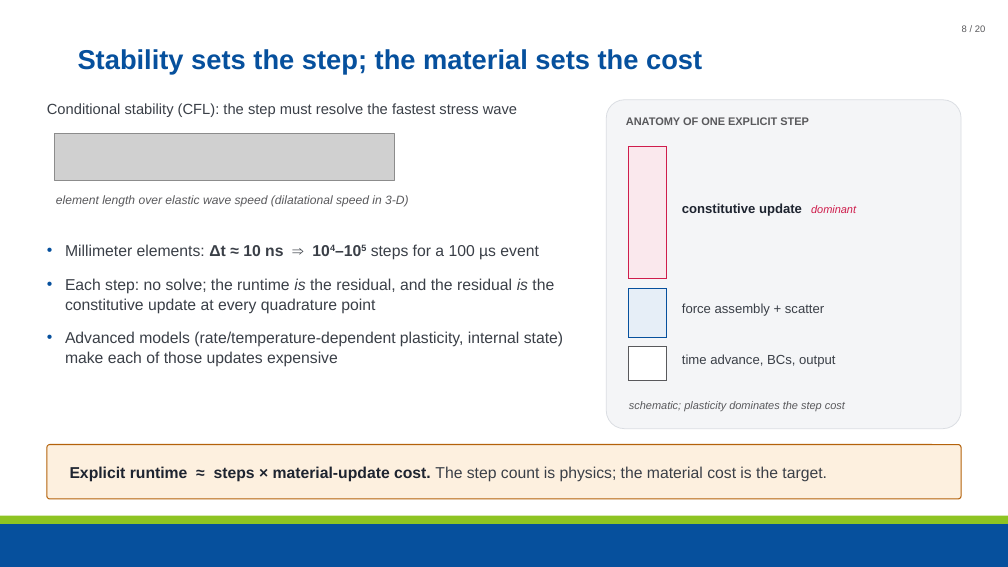
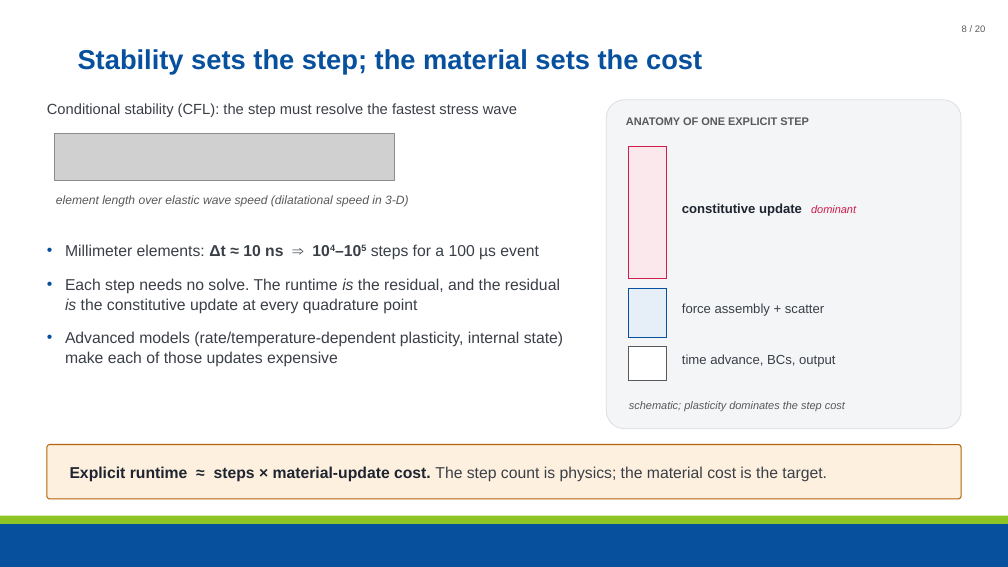
Before and after one commit to maxnezdyur/marlin, a slide deck: slide 8 of examples/impact/slide_assets/WCCM_NEML2_explicit_dynamics_v2.pptx. Drawn at 1008x567 pixels with LibreOffice and Linux fonts; fonts in the diff are those of the drawing; grey boxes stand for pictures; background and template pictures are left out. Boxes give left, top, right and bottom in pixels: in the first picture for what was removed or moved away, otherwise in the second. Text is boxed around its words. In the diff, an @@ line names an element or a change of style, - is before the commit and + after.

```diff
--- a/examples/impact/slide_assets/WCCM_NEML2_explicit_dynamics_v2.pptx
+++ b/examples/impact/slide_assets/WCCM_NEML2_explicit_dynamics_v2.pptx
@@ text at [65, 278, 560, 314]: text changed @@
-• Each step: no solve; the runtime is the residual, and the residual is the constitutive update at every quadrature point
+• Each step needs no solve. The runtime is the residual, and the residual is the constitutive update at every quadrature point
```
Also in this commit, not shown: 13 other slides changed, 1 other file.
